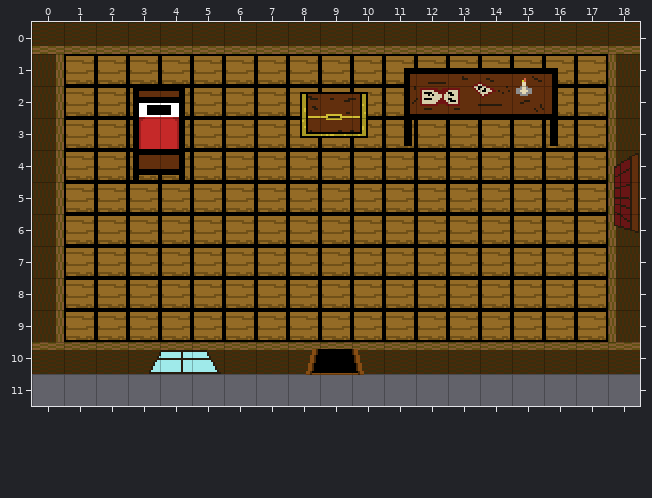
Tiled map (JSON), stored at src/resources/tileMaps/start.tmj. The picture above was drawn from the file before the commit.
Cells are 16x16 px. Shown: x 0..18, y 0..11.
After:
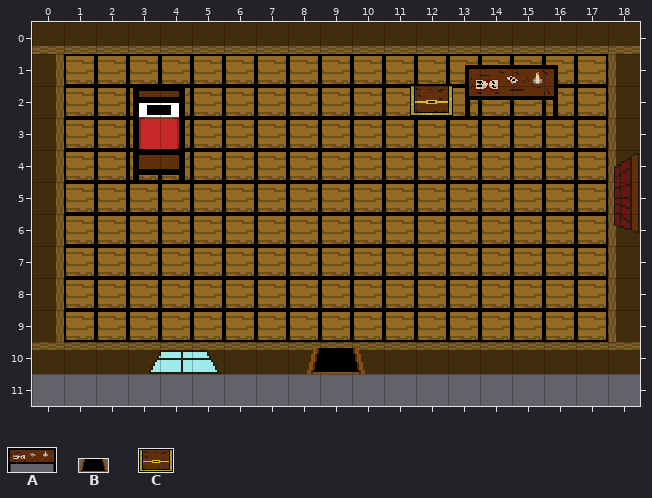
Key: from "props": A 0 "table", B 2 "exit_backwards", C 5 "chest".
Objects are placed by their top-left corner, in cells (3,4 is the top-left corner of cell 3,4); size is 1x1 cell unless given.
The exact change:
Layer "Object Layer 1":
changed: B "exit_backwards" at 8.6,10.2 size 1.8x0.8 -> B "Exit" at 8.6,10.2 size 1.8x0.8
added: C "Chest" at 11.8,2 size 1.3x1
added: A "Table" at 13.5,1.3 size 2.9x1.7
removed: C "chest" at 8.4,2.2 size 2.1x1.4
removed: A "table" at 11.6,1.4 size 4.8x2.4
Boxes around the changes in both pictures, in picture pixels (x1, y1, x2, y2):
changed: (404, 65, 558, 146)
removed: (300, 92, 368, 138)
changed: (306, 348, 365, 375)
